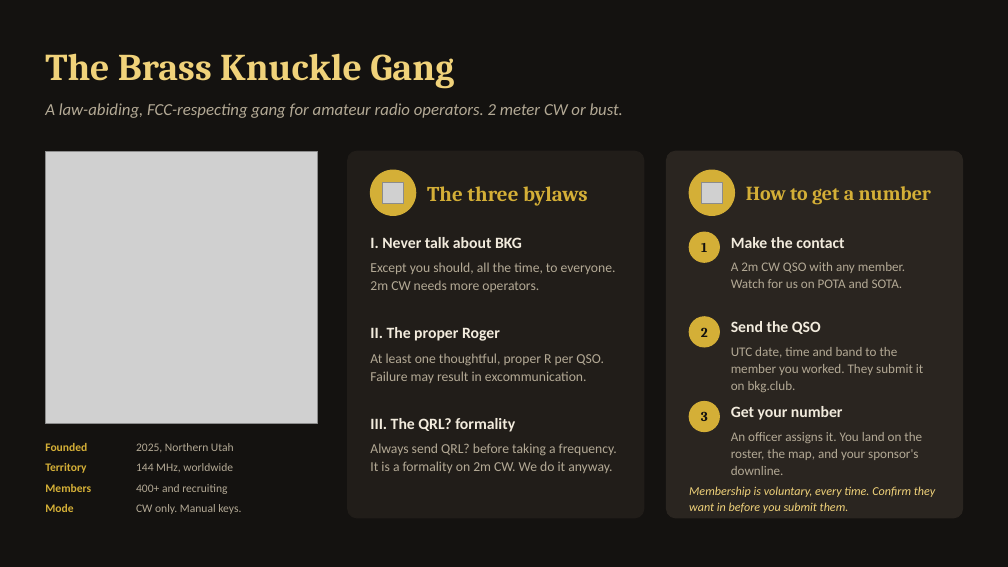
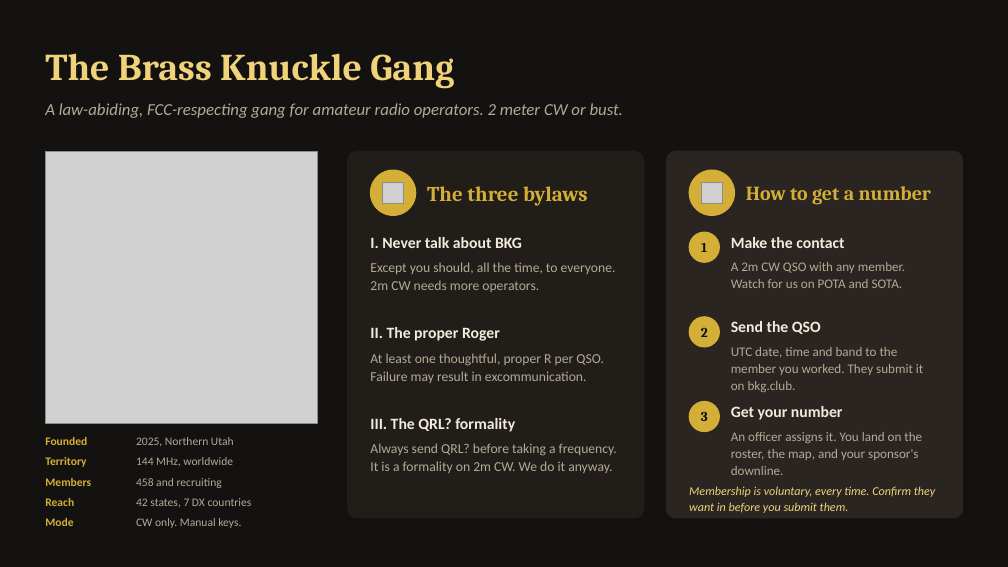
Before and after one commit to jsvana/bkg.club, a slide deck: slide 18 of docs/talks/quansheng-2m-cw/quansheng-2m-cw.pptx. Drawn at 1008x567 pixels with LibreOffice and Linux fonts; fonts in the diff are those of the drawing; grey boxes stand for pictures. Boxes give left, top, right and bottom in pixels: in the first picture for what was removed or moved away, otherwise in the second. Text is boxed around its words. In the diff, an @@ line names an element or a change of style, - is before the commit and + after.

```diff
--- a/docs/talks/quansheng-2m-cw/quansheng-2m-cw.pptx
+++ b/docs/talks/quansheng-2m-cw/quansheng-2m-cw.pptx
@@ 5 texts: place and size @@
-5 texts at [45,443,234,492]
+5 texts at [45,437,234,486]
@@ text at [136,478,222,488]: text changed @@
-400+ and recruiting
+458 and recruiting
@@ text added at [45,498,74,506], 11 pt, text #D4AF37, bold @@
+Reach
@@ text added at [136,498,252,507], 11 pt, text #B3A995 @@
+42 states, 7 DX countries
@@ text "Mode": place and size @@
-text "Mode" at [45,504,73,512]
+text "Mode" at [45,518,73,526]
@@ text "CW only. Manual keys.": place and size @@
-text "CW only. Manual keys." at [136,504,241,514]
+text "CW only. Manual keys." at [136,518,241,528]
```
Also in this commit, not shown: 1 other slide changed, 1 other file.
